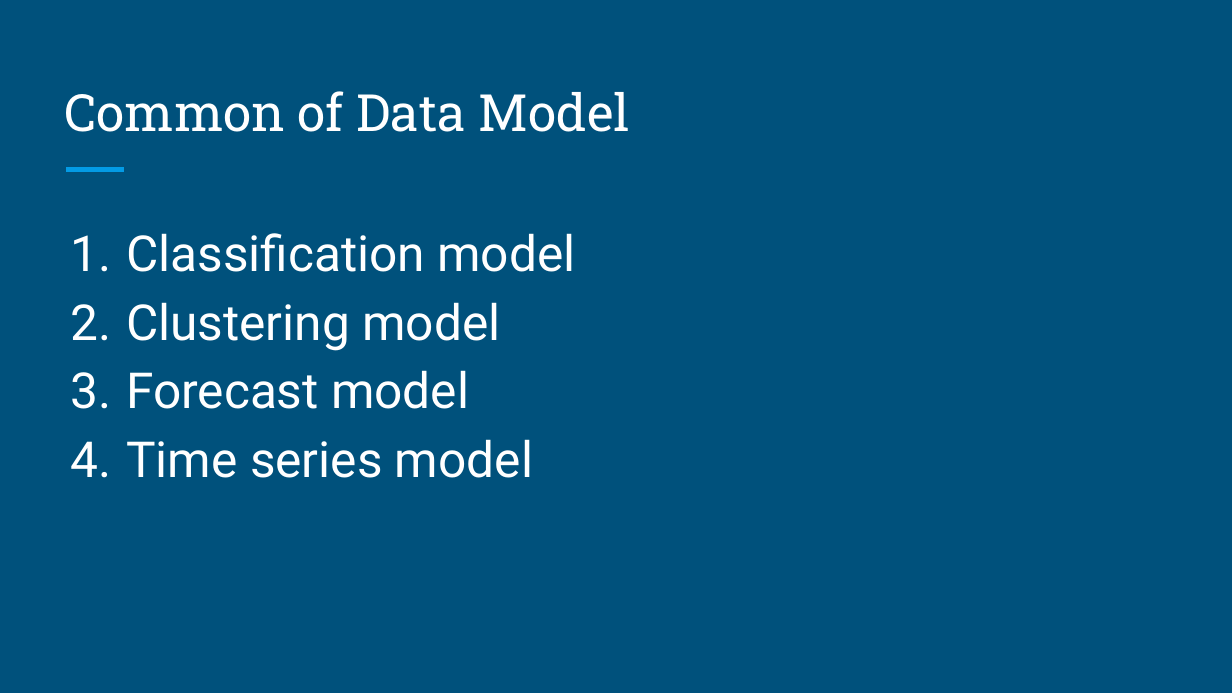
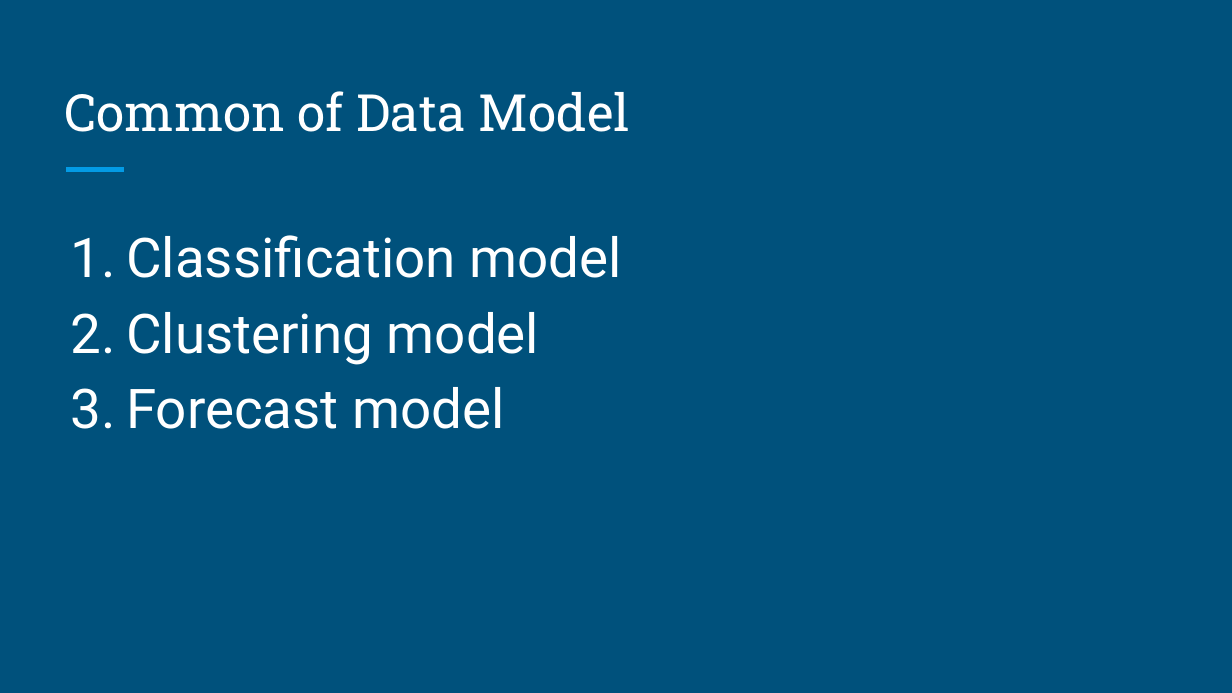
Before and after one commit to brandonyph/APB-Workshop-DataAnalyticsEssentials, a slide deck: slide 6 of Week 7-Model Basics and Building/Week 7-Model Basics and Building.pptx (slide 4 before the commit). Drawn at 1232x693 pixels with LibreOffice and Linux fonts; fonts in the diff are those of the drawing. Boxes give left, top, right and bottom in pixels: in the first picture for what was removed or moved away, otherwise in the second. Text is boxed around its words. In the diff, an @@ line names an element or a change of style, - is before the commit and + after.

```diff
--- a/Week 7-Model Basics and Building/Week 7-Model Basics and Building.pptx
+++ b/Week 7-Model Basics and Building/Week 7-Model Basics and Building.pptx
@@ text "Classification model" at bbox=[126, 235, 622, 429]: size 29 to 32 pt @@
@@ text at bbox=[126, 439, 533, 478]: paragraph removed @@
-4. Time series model
```
Also in this commit, not shown: 2 other slides changed, 4 slides added, 4 slides removed, 8 other files.
